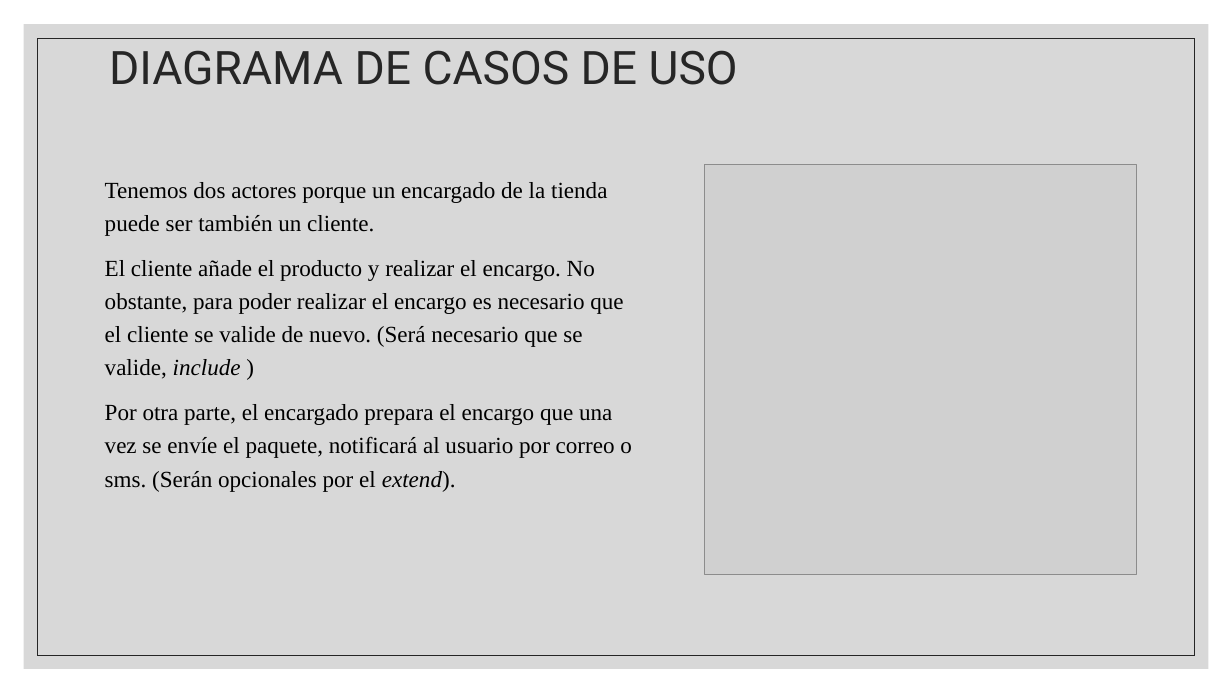
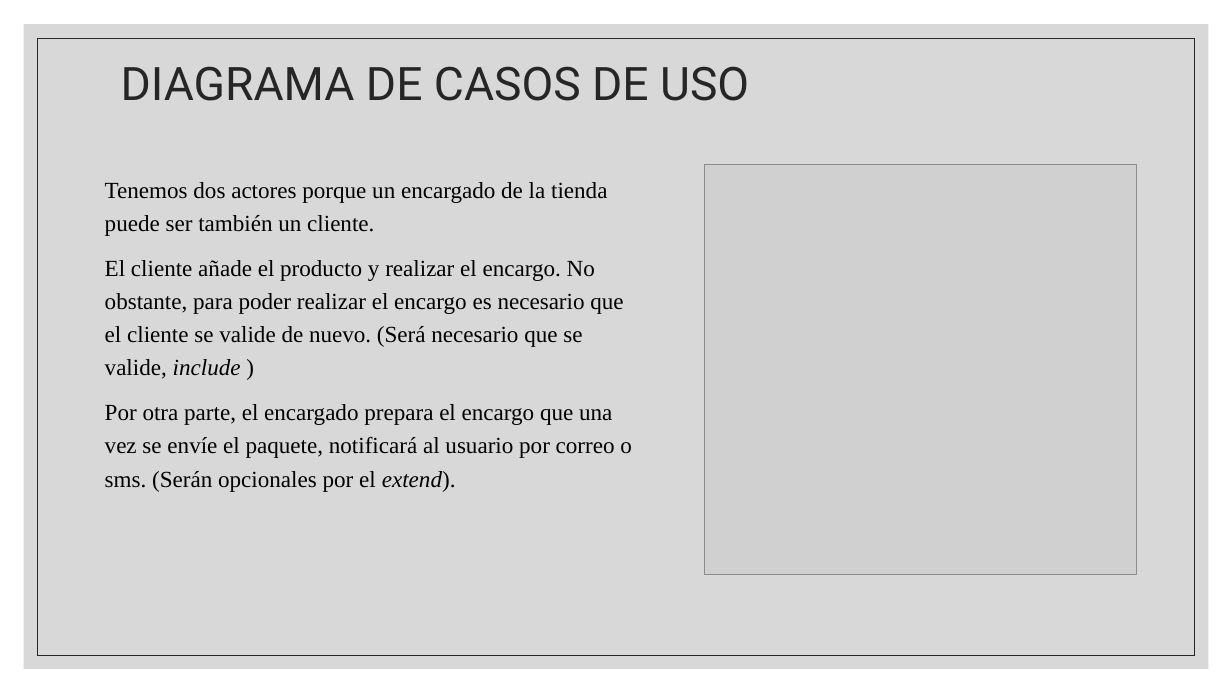
Before and after one commit to ruthvami/DAMNUEVO, a slide deck: slide 30 of ED/2-ed/U4. Análisis y diseño orientado a objetos(2).odp. Drawn at 1232x693 pixels with LibreOffice and Linux fonts; fonts in the diff are those of the drawing; grey boxes stand for pictures. Boxes give left, top, right and bottom in pixels: in the first picture for what was removed or moved away, otherwise in the second. Text is boxed around its words. In the diff, an @@ line names an element or a change of style, - is before the commit and + after.

```diff
--- a/ED/2-ed/U4. Análisis y diseño orientado a objetos(2).odp
+++ b/ED/2-ed/U4. Análisis y diseño orientado a objetos(2).odp
@@ title "DIAGRAMA DE CASOS DE USO": place and size @@
-title "DIAGRAMA DE CASOS DE USO" at [109,50,738,85]
+title "DIAGRAMA DE CASOS DE USO" at [121,66,749,101]
```
Also in this commit, not shown: 1 other file.
